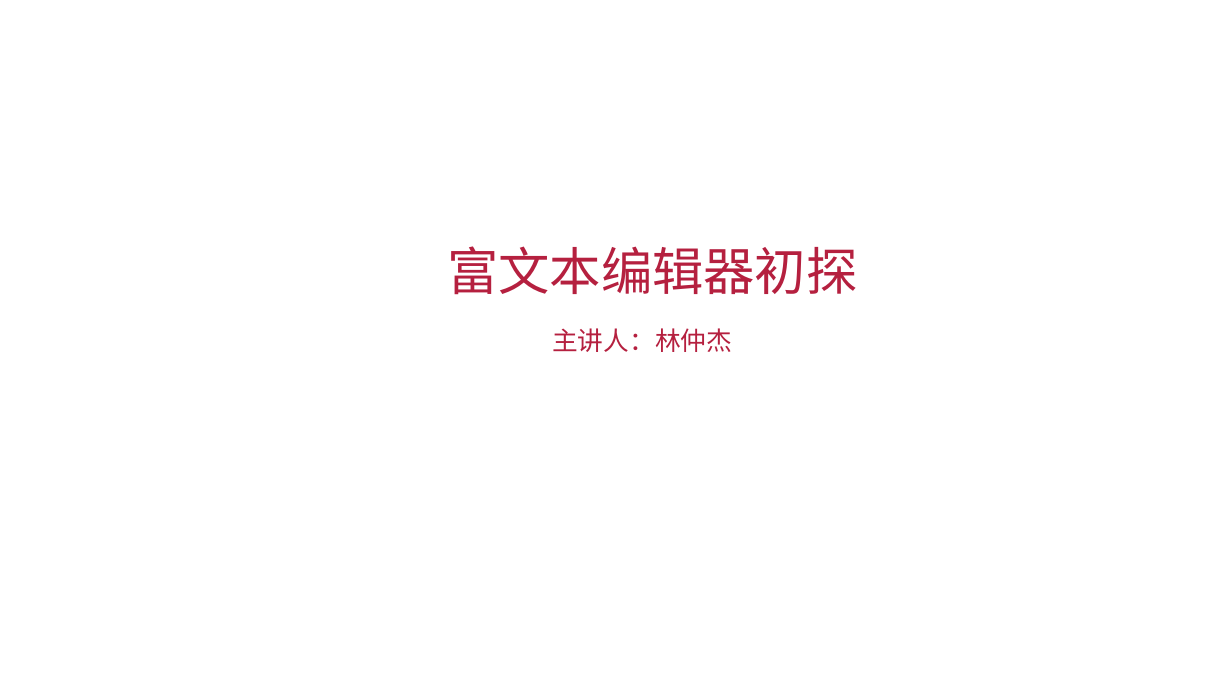
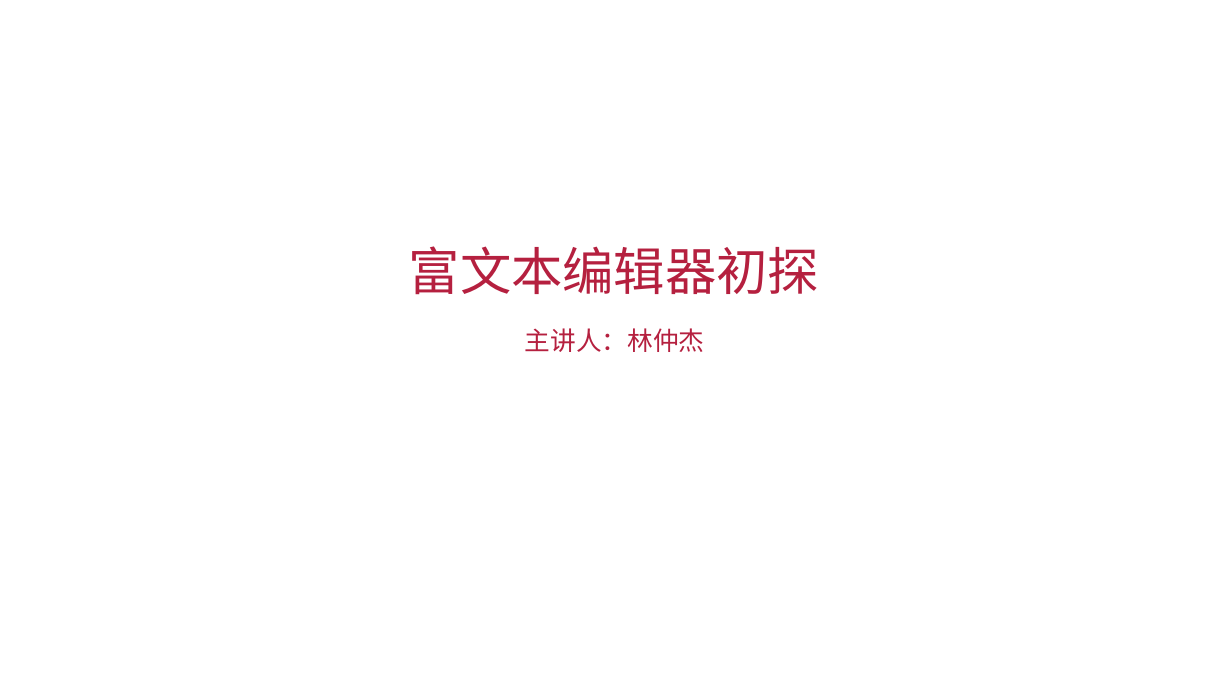
Before and after one commit to LINZJAI/editor-demo, a slide deck: slide 1 of 富文本编辑器初探(1)/富文本编辑器初探(1).pptx. Drawn at 1232x693 pixels with LibreOffice and Linux fonts; fonts in the diff are those of the drawing. Boxes give left, top, right and bottom in pixels: in the first picture for what was removed or moved away, otherwise in the second. Text is boxed around its words. In the diff, an @@ line names an element or a change of style, - is before the commit and + after.

```diff
--- a/富文本编辑器初探(1)/富文本编辑器初探(1).pptx
+++ b/富文本编辑器初探(1)/富文本编辑器初探(1).pptx
@@ text "富文本编辑器初探": place and size @@
-text "富文本编辑器初探" at bbox=[447, 246, 857, 295]
+text "富文本编辑器初探" at bbox=[409, 246, 819, 295]
@@ text "主讲人：林仲杰": place and size @@
-text "主讲人：林仲杰" at bbox=[552, 328, 732, 352]
+text "主讲人：林仲杰" at bbox=[525, 328, 705, 352]
```
Also in this commit, not shown: 6 other slides changed.
